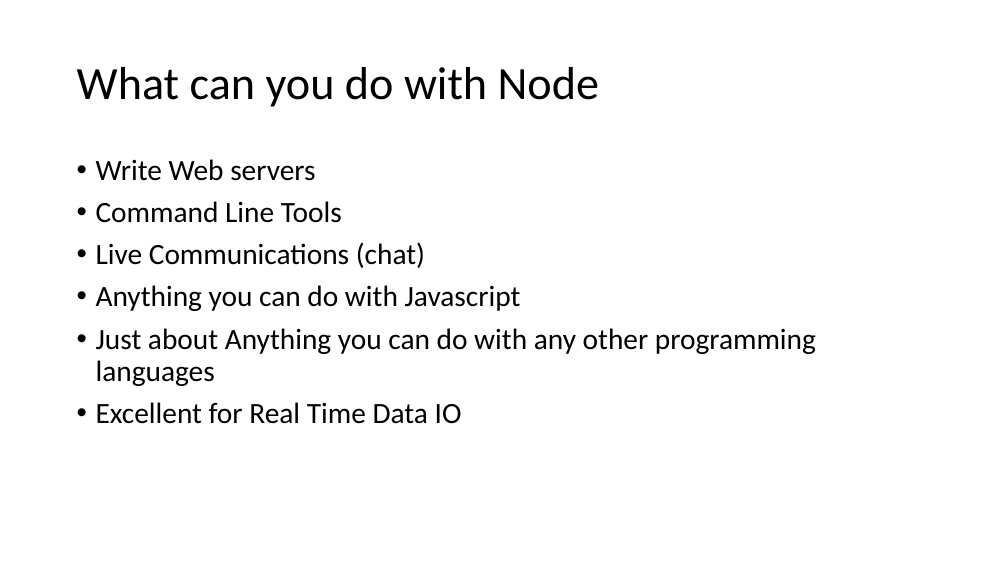
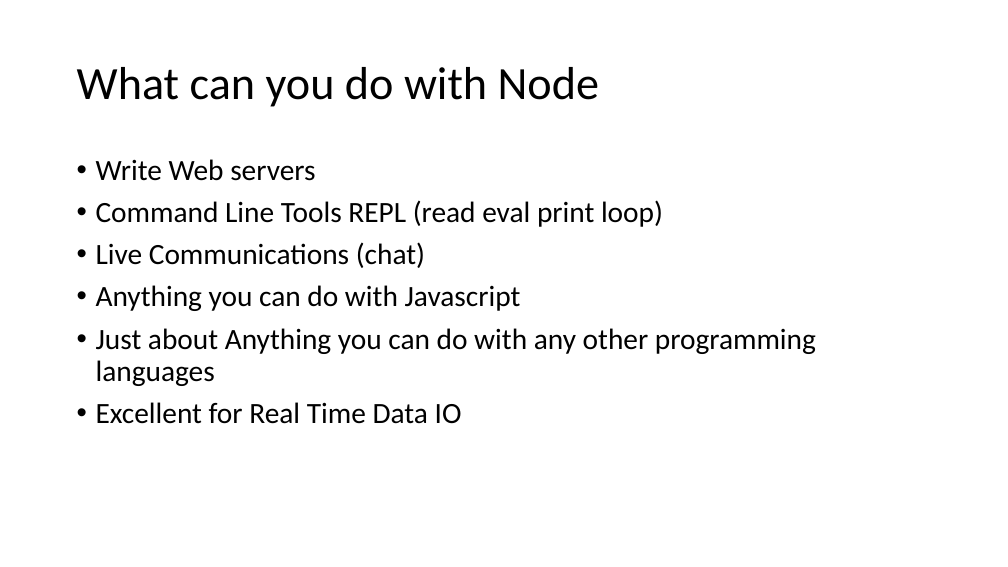
Before and after one commit to VDUNY/2015-02, a slide deck: slide 2 of NodeJSPresentation.ppt. Drawn at 1008x567 pixels with LibreOffice and Linux fonts; fonts in the diff are those of the drawing. Boxes give left, top, right and bottom in pixels: in the first picture for what was removed or moved away, otherwise in the second. Text is boxed around its words. In the diff, an @@ line names an element or a change of style, - is before the commit and + after.

```diff
--- a/NodeJSPresentation.ppt
+++ b/NodeJSPresentation.ppt
@@ text at (96,200,663,227): text changed @@
-• Command Line Tools
+• Command Line Tools REPL (read eval print loop)
```
Also in this commit, not shown: 3 other slides changed, 4 other files.
